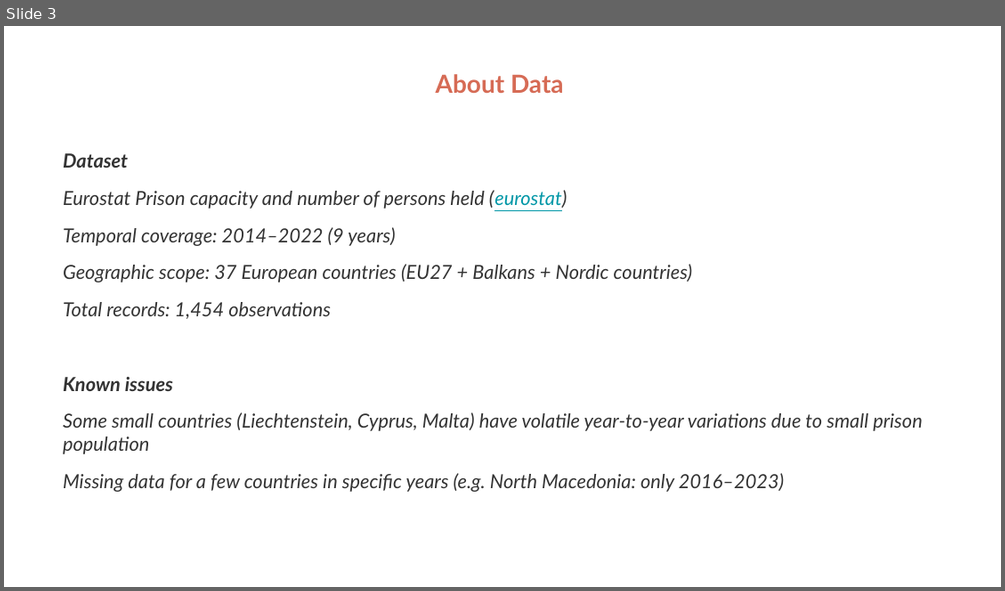
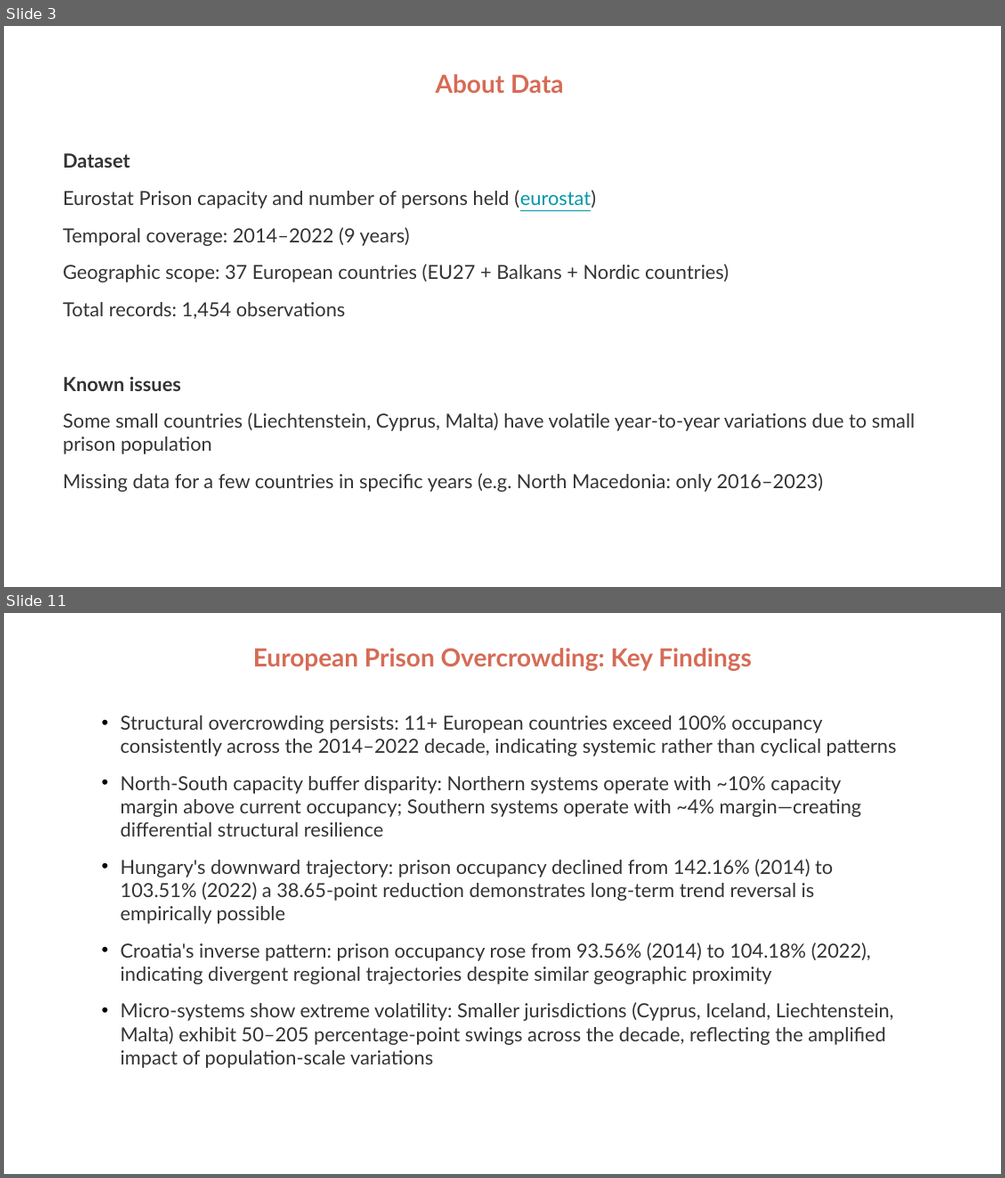
Before and after one commit to gevola-dev/FDS02Q001, a slide deck: data_viz/prison_data_project/26_01_03_prisons_statistics.pptx. Shown one above the other, each under a label of ours: slide 3 before the commit, slides 3 and 11 after it; the slides between them are not shown. The pictures are 1005x591 and 1005x1178 pixels, drawn with LibreOffice and Linux fonts; fonts in the diff are those of the drawing. Boxes give left, top, right and bottom in pixels: in the first picture for what was removed or moved away, otherwise in the second. Text is boxed around its words. In the diff, an @@ line names an element or a change of style, - is before the commit and + after.

```diff
--- a/data_viz/prison_data_project/26_01_03_prisons_statistics.pptx
+++ b/data_viz/prison_data_project/26_01_03_prisons_statistics.pptx
@@ slide 11 added at [4,613,1001,1174], background #FFFFFF @@
@@ text added at [253,648,752,671], 18 pt, text #D66B55, bold @@
+European Prison Overcrowding: Key Findings
@@ text added at [121,715,897,1068], 14 pt, text #333333 @@
+• Structural overcrowding persists: 11+ European countries exceed 100% occupancy consistently across the 2014–2022 decade, indicating systemic rather than cyclical patterns
+• North-South capacity buffer disparity: Northern systems operate with ~10% capacity margin above current occupancy; Southern systems operate with ~4% margin—creating differential structural resilience
+• Hungary's downward trajectory: prison occupancy declined from 142.16% (2014) to 103.51% (2022) a 38.65-point reduction demonstrates long-term trend reversal is empirically possible
+• Croatia's inverse pattern: prison occupancy rose from 93.56% (2014) to 104.18% (2022), indicating divergent regional trajectories despite similar geographic proximity
+• Micro-systems show extreme volatility: Smaller jurisdictions (Cyprus, Iceland, Liechtenstein, Malta) exhibit 50–205 percentage-point swings across the decade, reflecting the amplified impact of population-scale variations
@@ slide 3 changed as well @@
@@ text at [63,153,914,491]: italic off @@
```
Also in this commit, not shown: 5 other slides changed, 5 other slides added, 7 slides removed, 4 other files.
